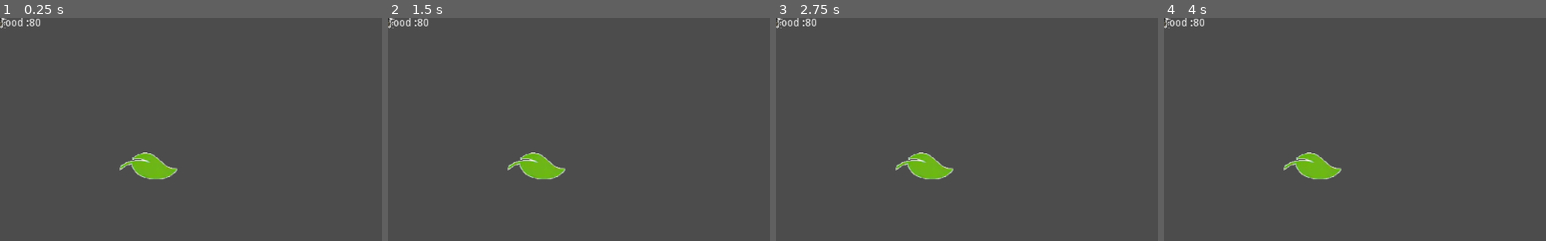
Above: before the commit, frames 1-4 (left to right).
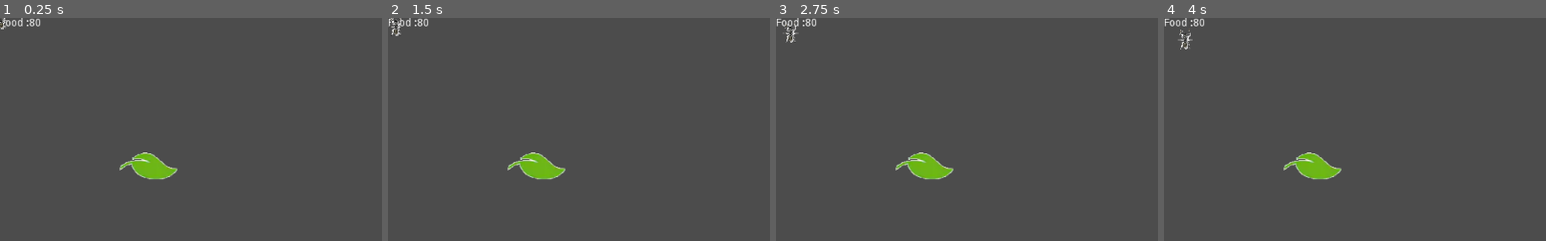
Above: after the commit, the same moments.

Repository: Otwald/ANT
Game: Godot game, scene res://Scenes/_Root.tscn
Two runs of this game, one before a commit and one after it. Both use one fixed random seed, a clock stepped at 60 frames per second and the inputs below.
Inputs:
- Up to frame 1 (0.25 s): no input
- Up to frame 2 (1.5 s): tap Enter at 0.5 s
- Up to frame 3 (2.75 s): no input
- Up to frame 4 (4 s): tap Space at 2.75 s; tap Enter at 3.5 s
The pictures show only the part of the screen within x 0-50%, y 0-50%; the shares and areas given below are measured in that part.

The runs differ from the first frame. In frame 1, less than 0.1% of the frame differs, in the area x 0-2%, y 0-6%; in frame 2, 0.1%; in frame 3, 0.2%, in the area x 0-6%, y 0-12%; in frame 4, 0.2%.

Commit message:
added base movement for worker ant to food

Diff:
--- a/Scripts/Root_Ant.gd
+++ b/Scripts/Root_Ant.gd
@@ -7,6 +7,7 @@
 var stam
 var colony
 var home
+onready var ressources = get_node('/root/_Root/Ressources')
 
 func _ready():
     colony = self.get_parent().get_parent()
--- a/Scripts/Worker_Ant.gd
+++ b/Scripts/Worker_Ant.gd
@@ -1,13 +1,25 @@
 extends "Root_Ant.gd"
 
-# export (float) var stam = 100
-# export var health = 50
-# export var cost = 10
-# var max
+var aim = null
+var speed = 10
 
 func _ready():
     _createAnt(100, 50, 10)
 
-# func _ready():
-# 	print(self.get_parent().get_name())
-# 	print(self.get_name())
+func _process(delta):
+    var velocity = Vector2()
+    if aim == null:
+        aim = ressources.get_node('Food').position
+    else:
+        if self.position.x < aim.x:
+            velocity.x += 1
+        if self.position.y < aim.y:
+            velocity.y += 1
+        if self.position.x > aim.x:
+            velocity.x -= 1
+        if self.position.x > aim.x:
+            velocity.x -= 1
+        if velocity.length() > 0:
+            velocity = velocity.normalized() * speed
+
+        self.position += velocity * delta
